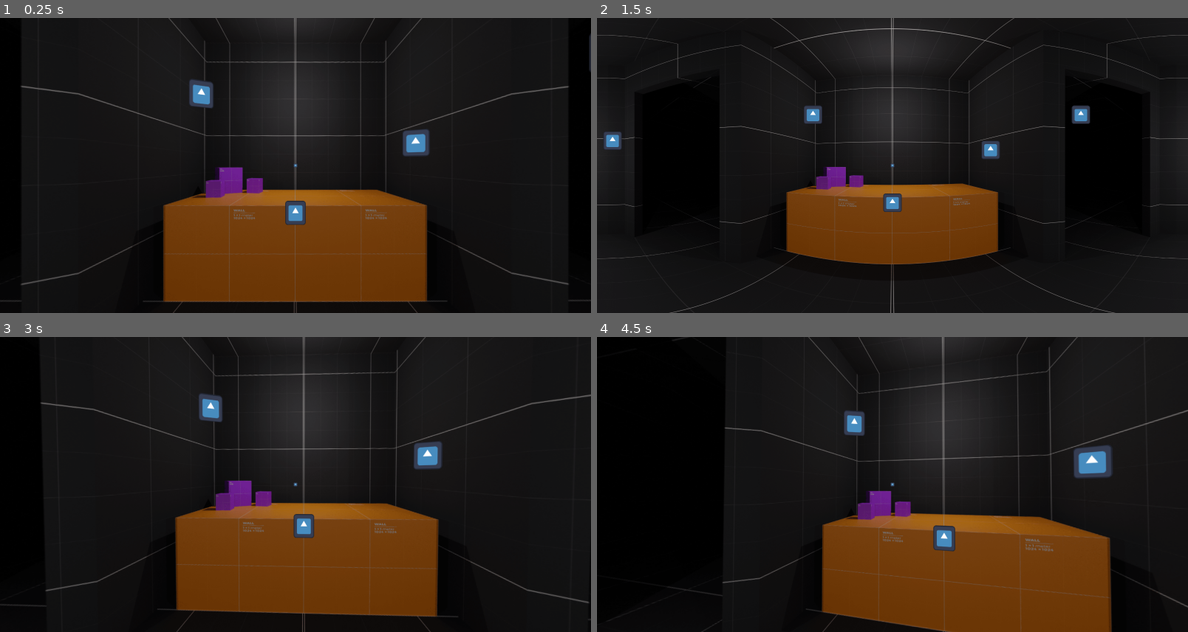
Above: before the commit, frames 1-4 (two rows, left to right).
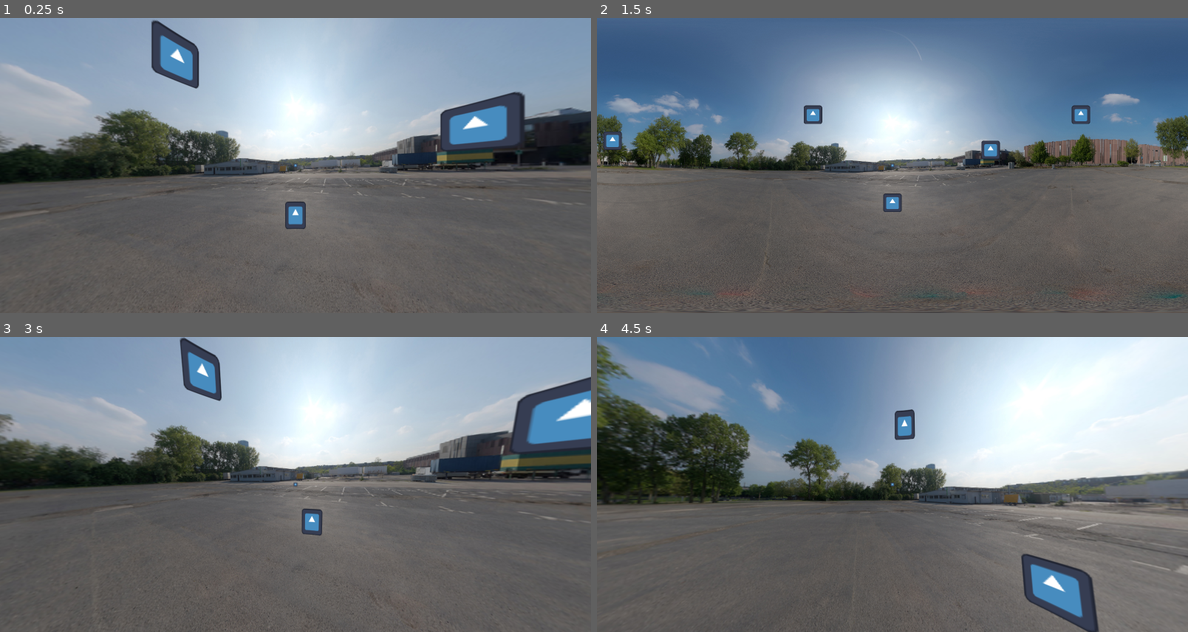
Above: after the commit, the same moments.

Repository: AlexPham0209/fnaf-scrolling-test
Game: Godot game, scene res://src/scenes/scrolling.tscn
The game is run twice, just before and just after one commit, with the same random seed, the same clock (stepped at 60 frames per second) and the same inputs. The project has no main scene, so this scene is started directly. The engine's default icon, where the game draws it, is replaced by a stand-in: a white triangle on a blue panel in a dark square.
Inputs (mouse positions are in pixels of both pictures, inside the frame that each line leads up to):
- Up to frame 1 (0.25 s): no input
- Up to frame 2 (1.5 s): tap Enter (ui_accept) at 0.5, 0.77, 1.25 s; move the mouse to (922, 165) at 0.52 s; move the mouse to (862, 165) at 1.27 s
- Up to frame 3 (3 s): tap Enter (ui_accept) at 1.52, 2, 2.75 s; move the mouse to (307, 478) at 2.02 s; move the mouse to (289, 490) at 2.77 s
- Up to frame 4 (4.5 s): tap Enter (ui_accept) at 3.02, 3.5, 3.77, 4.25 s; move the mouse to (933, 487) at 3.52 s; move the mouse to (845, 481) at 4.27 s

The runs differ from the first frame. In frame 1, 95% of the frame differs, in the area x 0-100%, y 0-100%; in frame 2, 98%; in frame 3, 96%; in frame 4, 97%.

Commit message:
Added screen wrap option to perspective object

Diff:
--- /dev/null
+++ b/src/scenes/perspective.tscn
@@ -0,0 +1,25 @@
+[gd_scene load_steps=4 format=3 uid="uid://dlfhsp6ectlei"]
+
+[ext_resource type="Shader" uid="uid://b8d2x4b5my2tx" path="res://src/shaders/perspective.gdshader" id="1_x51sc"]
+[ext_resource type="Script" uid="uid://bnt7dvxwwalvu" path="res://src/scripts/perspective.gd" id="2_6fkil"]
+
+[sub_resource type="ShaderMaterial" id="ShaderMaterial_6dwqo"]
+shader = ExtResource("1_x51sc")
+shader_parameter/centerPoint = Vector2(0.5, 0.5)
+shader_parameter/FOV = Vector2(0.9, 0.8)
+shader_parameter/maxLongitude = 0.0
+shader_parameter/maxLatitude = 0.0
+shader_parameter/wrap = false
+
+[node name="Perspective" type="ColorRect"]
+visible = false
+material = SubResource("ShaderMaterial_6dwqo")
+offset_right = 4096.0
+offset_bottom = 2048.0
+mouse_filter = 2
+script = ExtResource("2_6fkil")
+wrap = true
+
+[node name="Camera2D" type="Camera2D" parent="."]
+position = Vector2(2048, 1024)
+zoom = Vector2(0.5, 0.5)
--- a/src/scenes/scrolling.tscn
+++ b/src/scenes/scrolling.tscn
@@ -1,24 +1,14 @@
-[gd_scene load_steps=14 format=3 uid="uid://de2qks2le3mm8"]
+[gd_scene load_steps=11 format=3 uid="uid://de2qks2le3mm8"]
 
 [ext_resource type="Script" uid="uid://bkoiixu0wc8nt" path="res://src/scripts/scrolling_test.gd" id="1_yrbag"]
-[ext_resource type="Shader" uid="uid://b8d2x4b5my2tx" path="res://src/shaders/gnomonic.gdshader" id="2_jkvvx"]
 [ext_resource type="Texture2D" uid="uid://dgv514qf6e1c4" path="res://src/assets/360.jpg" id="2_mwc1p"]
-[ext_resource type="Script" uid="uid://bnt7dvxwwalvu" path="res://src/scripts/perspective.gd" id="3_6dwqo"]
 [ext_resource type="PackedScene" uid="uid://p50ayogiuyqc" path="res://src/scenes/interactable.tscn" id="3_mwc1p"]
 [ext_resource type="Texture2D" uid="uid://d365vch0is32f" path="res://src/assets/Animation-0 Direction-0 Frame-0.png" id="3_p08e1"]
 [ext_resource type="Texture2D" uid="uid://2376lvcxsj7n" path="res://src/assets/office.png" id="4_hruyx"]
 [ext_resource type="Script" uid="uid://dk4gx2mblf1et" path="res://src/scripts/cursor.gd" id="5_tincr"]
 [ext_resource type="Texture2D" uid="uid://d0dm4r8nu311e" path="res://icon.svg" id="6_tincr"]
+[ext_resource type="PackedScene" uid="uid://dlfhsp6ectlei" path="res://src/scenes/perspective.tscn" id="8_ls7cf"]
 [ext_resource type="Texture2D" uid="uid://busiewshxc5jp" path="res://src/assets/parking_lot.jpg" id="9_hruyx"]
-[ext_resource type="Texture2D" path="res://src/assets/Heiternplatz_180°_panorama.jpg" id="9_ls7cf"]
-
-[sub_resource type="ShaderMaterial" id="ShaderMaterial_6dwqo"]
-shader = ExtResource("2_jkvvx")
-shader_parameter/centerPoint = Vector2(0.5, 0.5)
-shader_parameter/FOV = Vector2(0.9, 0.8)
-shader_parameter/maxLongitude = 0.0
-shader_parameter/maxLatitude = 0.0
-shader_parameter/wrap = false
 
 [sub_resource type="RectangleShape2D" id="RectangleShape2D_tincr"]
 size = Vector2(12.1429, 13.1429)
@@ -26,31 +16,28 @@
 [node name="Scrolling" type="Node2D"]
 script = ExtResource("1_yrbag")
 
-[node name="Room" type="Sprite2D" parent="."]
+[node name="Rooms" type="Node2D" parent="."]
+
+[node name="Room" type="Sprite2D" parent="Rooms"]
 visible = false
 position = Vector2(2048, 1024)
 texture = ExtResource("2_mwc1p")
 
-[node name="ParkingLot" type="Sprite2D" parent="."]
-visible = false
+[node name="ParkingLot" type="Sprite2D" parent="Rooms"]
 position = Vector2(2048, 1024)
 texture = ExtResource("9_hruyx")
 
-[node name="Heiternplatz180°Panorama" type="Sprite2D" parent="."]
+[node name="Office" type="Sprite2D" parent="Rooms"]
 visible = false
-position = Vector2(2040, 1030.75)
-scale = Vector2(0.447735, 0.602815)
-texture = ExtResource("9_ls7cf")
+position = Vector2(2046.5, 1017)
+scale = Vector2(1.36633, 1.37467)
+texture = ExtResource("4_hruyx")
 
-[node name="Animation-0Direction-0Frame-0" type="Sprite2D" parent="."]
+[node name="Animation-0Direction-0Frame-0" type="Sprite2D" parent="Rooms"]
+visible = false
 position = Vector2(2048, 1018)
 scale = Vector2(1.6, 2.86111)
 texture = ExtResource("3_p08e1")
-
-[node name="Office" type="Sprite2D" parent="."]
-position = Vector2(2046.5, 1017)
-scale = Vector2(1.36633, 1.37467)
-texture = ExtResource("4_hruyx")
 
 [node name="Interactables" type="Node2D" parent="."]
 
@@ -69,20 +56,7 @@
 [node name="Interactable5" parent="Interactables" instance=ExtResource("3_mwc1p")]
 position = Vector2(108, 852)
 
-[node name="Perspective" type="ColorRect" parent="."]
-visible = false
-material = SubResource("ShaderMaterial_6dwqo")
-offset_right = 4096.0
-offset_bottom = 2048.0
-mouse_filter = 2
-script = ExtResource("3_6dwqo")
-maxLongitude = 180.0
-maxLatitude = 90.0
-captured = true
-
-[node name="Camera2D" type="Camera2D" parent="Perspective"]
-position = Vector2(2048, 1024)
-zoom = Vector2(0.5, 0.5)
+[node name="Perspective" parent="." instance=ExtResource("8_ls7cf")]
 
 [node name="Cursor" type="Area2D" parent="." node_paths=PackedStringArray("perspective")]
 visible = false
--- a/src/scripts/perspective.gd
+++ b/src/scripts/perspective.gd
@@ -4,17 +4,19 @@
 @export var maxLatitude: float = 180
 @export var center: Vector2 = Vector2(0.5, 0.5)
 @export var fov: Vector2 = Vector2(0.7, 0.75)
+
+@export var x_bound: Vector2 = Vector2(0.0, 1.0)
+@export var y_bound: Vector2 = Vector2(0.0, 1.0)
+@export var mouse_sensitivity: Vector2 = Vector2(0.001, 0.002)
+
 @export var wrap: bool = false
-@export var captured = false
 
 func _ready() -> void:
 	self.visible = true
 
-	if captured:
-		Input.mouse_mode = Input.MOUSE_MODE_CAPTURED
-
 	maxLongitude = maxLongitude * PI/360
 	maxLatitude = maxLatitude * PI/360
+	Input.mouse_mode = Input.MOUSE_MODE_CAPTURED
 
 	self.material.set_shader_parameter('centerPoint', center)
 	self.material.set_shader_parameter('maxLongitude', maxLongitude)
@@ -23,20 +25,22 @@
 
 
 func _physics_process(delta: float) -> void:
-	if not captured:
-		var move = get_global_mouse_position() / self.size
-		center.x = fposmod(move.x, 1.0)
-		center.y = clamp(move.y, 0., 1)
+	#if not captured:
+		#var move = get_global_mouse_position() / self.size
+		#center.x = fposmod(move.x, 1.0)
+		#center.y = clamp(move.y, 0., 1)
 
 	self.material.set_shader_parameter('centerPoint', center)
-
 	if Input.is_action_just_pressed("ui_accept"):
 		self.visible = not self.visible
 
 func _input(event):
-	if not captured:
+	if Input.get_mouse_mode() != Input.MOUSE_MODE_CAPTURED or event is not InputEventMouseMotion:
 		return
 
-	if event is InputEventMouseMotion and Input.get_mouse_mode() == Input.MOUSE_MODE_CAPTURED:
-		center.x = fposmod(center.x + event.relative.x * (0.001 / 2), 1.0)
-		center.y = clamp(center.y + event.relative.y * (0.002 / 2), 0, 1)
+	var x = center.x + event.relative.x * mouse_sensitivity.x
+	x = fposmod(x, 1.0) if wrap else x
+
+	var y = center.y + event.relative.y * mouse_sensitivity.y
+	center.x = clamp(x, x_bound.x, x_bound.y)
+	center.y = clamp(y, y_bound.x, y_bound.y)
Empty file removed: src/shaders/equirectangular.gdshader
Not shown, removed: src/shaders/equirectangular.gdshader.uid
Renamed: src/shaders/gnomonic.gdshader -> src/shaders/perspective.gdshader
Renamed: src/shaders/gnomonic.gdshader.uid -> src/shaders/perspective.gdshader.uid
